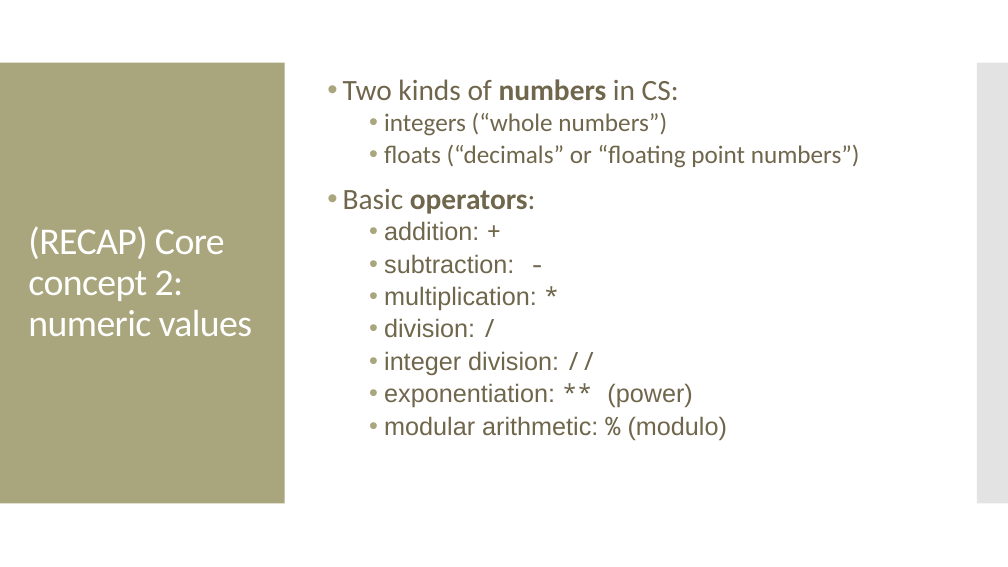
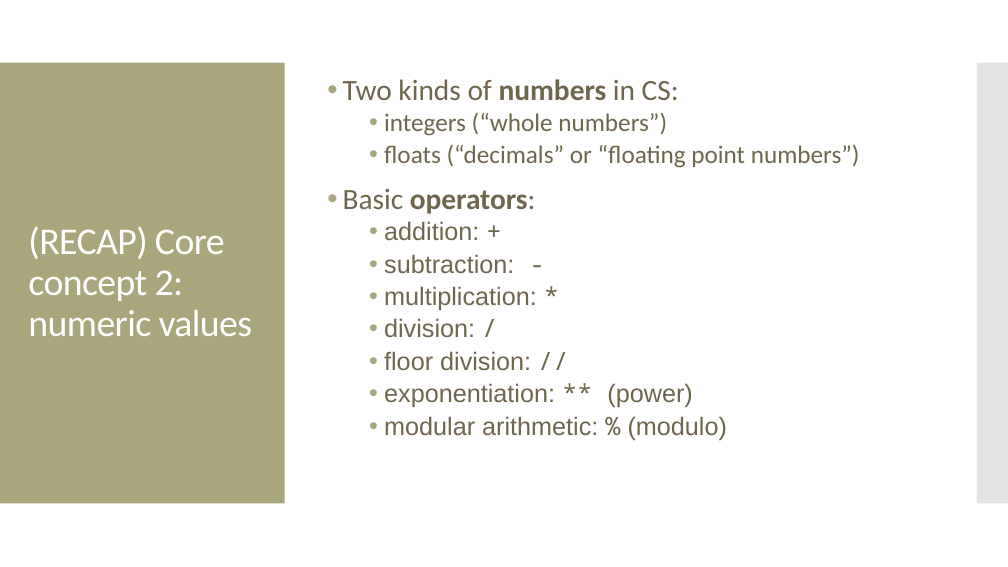
Before and after one commit to amosca01/CAIS117-S24, a slide deck: slide 3 of slides/07-mathematical-operators.pptx. Drawn at 1008x567 pixels with LibreOffice and Linux fonts; fonts in the diff are those of the drawing. Boxes give left, top, right and bottom in pixels: in the first picture for what was removed or moved away, otherwise in the second. Text is boxed around its words. In the diff, an @@ line names an element or a change of style, - is before the commit and + after.

```diff
--- a/slides/07-mathematical-operators.pptx
+++ b/slides/07-mathematical-operators.pptx
@@ text at [384, 351, 531, 371]: text changed @@
-  • integer division: //
+  • floor division: //
```
Also in this commit, not shown: 17 other slides changed, 6 slides removed, 22 other files.
